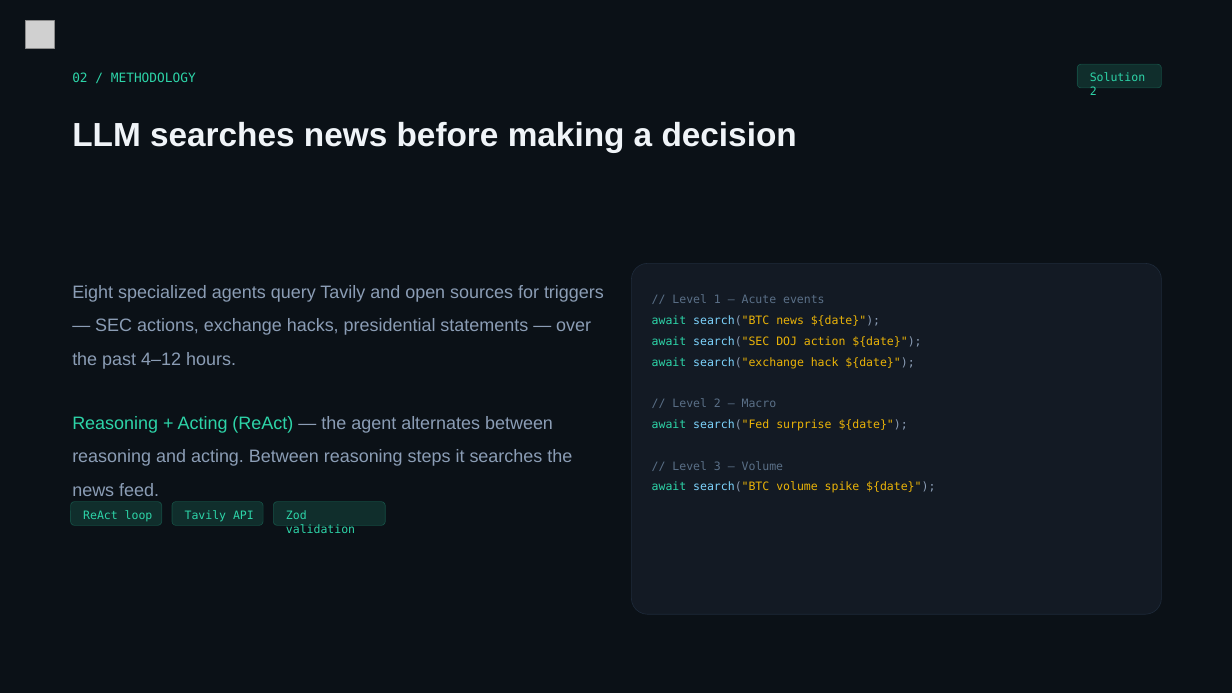
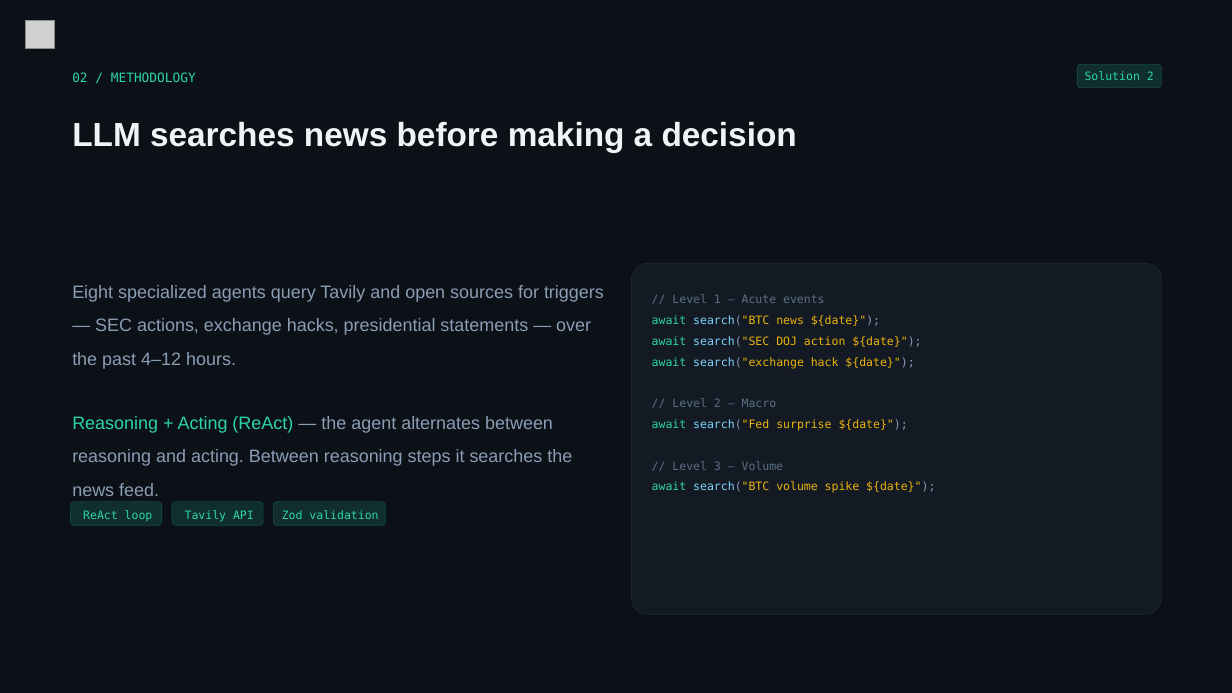
Before and after one commit to theonetrade/theonetrade, a slide deck: slide 6 of assets/theonetrade_en.pptx. Drawn at 1232x693 pixels with LibreOffice and Linux fonts; fonts in the diff are those of the drawing; grey boxes stand for pictures. Boxes give left, top, right and bottom in pixels: in the first picture for what was removed or moved away, otherwise in the second. Text is boxed around its words. In the diff, an @@ line names an element or a change of style, - is before the commit and + after.

```diff
--- a/assets/theonetrade_en.pptx
+++ b/assets/theonetrade_en.pptx
@@ text "Solution 2" rewrapped from [1090, 72, 1145, 95] to [1085, 71, 1154, 80] @@
@@ text "Zod validation" rewrapped from [286, 510, 355, 533] to [282, 510, 378, 519] @@
```
Also in this commit, not shown: 7 other slides changed, 1 other file.
